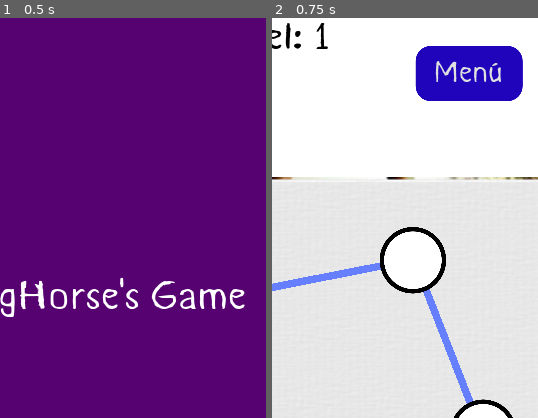
Above: before the commit, frames 1-2 (left to right).
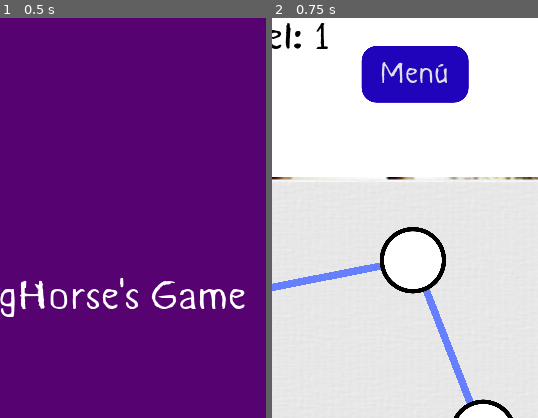
Above: after the commit, the same moments.

Repository: johnny-godoy/PurpleSprintingHorse
Game: Godot game, scene res://scenes/MainMenu.tscn
The game is run twice, just before and just after one commit, with the same random seed, the same clock (stepped at 60 frames per second) and the same inputs.
Inputs:
- Up to frame 1 (0.5 s): no input
- Up to frame 2 (0.75 s): click "Coloreamiento de grafos" at 0.5 s
The pictures show only the part of the screen within x 50-100%, y 0-50%; the shares and areas given below are measured in that part.

Frame 1 is identical in both runs. In frame 2, 6.2% of the frame differs, in the area x 33-95%, y 7-22%.

Commit message:
Coloreamiento terminado
Se cambia el nombre del nivel 1
Lógica de los botones siguiente/anterior implementada

Diff:
--- a/LevelSelect.gd
+++ b/LevelSelect.gd
@@ -1,7 +1,7 @@
 extends Node2D
 
 onready var menu = $Menu
-var paths = ["coloring/Coloring Tutorial", "scenes/shortest_path/nivel_ejemplo_1", "MainMenu"]
+var paths = ["coloring/Level 1", "scenes/shortest_path/nivel_ejemplo_1", "MainMenu"]
 
 
 func _ready() -> void:
--- a/coloring/base/ColorBuckets.gd
+++ b/coloring/base/ColorBuckets.gd
@@ -7,6 +7,7 @@
 	# Inicializando las cubetas
 	for button in self.get_children():
 		button.connect("pressed", self, "_on_Bucket_pressed", [button.modulate])
+		button.add_stylebox_override("hover", button.get_stylebox('normal'))
 
 
 func _on_Bucket_pressed(color: Color) -> void:
--- a/coloring/base/HUD_OVERLAY.gd
+++ b/coloring/base/HUD_OVERLAY.gd
@@ -2,6 +2,7 @@
 
 onready var menu_button: Button = $MenuButton
 onready var next_level_button: Button = $NextLevelButton
+onready var last_level_button: Button = $LastLevelButton
 onready var level_label: Label = $LevelNumber
 onready var to_color_label: Label = $ToColor
 onready var colors_used_label: Label = $ColorsUsed
@@ -11,6 +12,7 @@
 var to_color = 0 setget _set_to_color
 var colors_used = 0 setget _set_colors_used
 var errors = 0 setget _set_errors
+var last_implemented_level = 3
 var min_colors
 
 
@@ -20,11 +22,15 @@
 	menu_button.mouse_filter = Control.MOUSE_FILTER_STOP
 	menu_button.add_stylebox_override("hover", menu_button.get_stylebox('normal'))
 
-	# Configurando el botón del siguiente nivel
+	# Configurando los botones para cambiar de nivel
+	# Siguiente nivel
 	next_level_button.connect("button_down", self, '_on_next_level_pressed')
 	next_level_button.mouse_filter = Control.MOUSE_FILTER_STOP
 	next_level_button.add_stylebox_override("hover", next_level_button.get_stylebox('normal'))
-
+	# Nivel anterior
+	last_level_button.connect("button_down", self, '_on_last_level_pressed')
+	last_level_button.mouse_filter = Control.MOUSE_FILTER_STOP
+	last_level_button.add_stylebox_override("hover", last_level_button.get_stylebox('normal'))
 
 func _menu_button_pressed() -> void:
 	get_tree().change_scene("res://scenes/MainMenu.tscn")
@@ -32,6 +38,10 @@
 
 func _on_next_level_pressed() -> void:
 	get_tree().change_scene("res://coloring/Level %d.tscn" % (level + 1))
+
+
+func _on_last_level_pressed() -> void:
+	get_tree().change_scene("res://coloring/Level %d.tscn" % (level - 1))
 
 
 func _set_lvl(new_number: int) -> void:
--- a/coloring/base/HUD_OVERLAY.tscn
+++ b/coloring/base/HUD_OVERLAY.tscn
@@ -54,14 +54,14 @@
 text = "Errores: 0"
 
 [node name="MenuButton" type="Button" parent="."]
-anchor_left = 0.732
-anchor_top = 0.035
+anchor_left = 0.783
+anchor_top = 0.037
 anchor_right = 0.971
 anchor_bottom = 0.104
-margin_left = 27.9601
-margin_top = 0.199997
-margin_right = -0.120056
-margin_bottom = -0.32
+margin_left = -81.76
+margin_top = -1.96
+margin_right = -73.1201
+margin_bottom = 1.68
 focus_mode = 0
 theme = ExtResource( 1 )
 action_mode = 0
@@ -74,13 +74,29 @@
 anchor_top = 0.035
 anchor_right = 0.932
 anchor_bottom = 0.104
-margin_left = 24.9601
-margin_top = 86.2
-margin_right = 35.9601
-margin_bottom = 85.68
+margin_left = 30.96
+margin_top = 90.2
+margin_right = 41.96
+margin_bottom = 89.68
 focus_mode = 0
 theme = ExtResource( 1 )
 action_mode = 0
 enabled_focus_mode = 0
 keep_pressed_outside = true
 text = "Siguiente"
+
+[node name="LastLevelButton" type="Button" parent="."]
+anchor_left = 0.666
+anchor_top = 0.035
+anchor_right = 0.855
+anchor_bottom = 0.101
+margin_left = -95.52
+margin_top = 92.2
+margin_right = -76.6
+margin_bottom = 94.92
+focus_mode = 0
+theme = ExtResource( 1 )
+action_mode = 0
+enabled_focus_mode = 0
+keep_pressed_outside = true
+text = "Anterior"
--- a/coloring/base/level.gd
+++ b/coloring/base/level.gd
@@ -13,12 +13,15 @@
 var buttons = []
 var connected_node_pairs = []
 var uncolored = Color(1, 1, 1, 1)
+var has_next_level: bool
 
 
 func _ready() -> void:
 	# Inicializando el HUD
 	hud.min_colors = min_colors
 	hud.level = level
+	hud.last_level_button.visible = level != 1
+	has_next_level = level < hud.last_implemented_level
 
 	# Inicializando cada elemento del grafo
 	for graph_element in graph.get_children():
@@ -63,4 +66,4 @@
 	selected.color = buckets.current_color
 
 	# Si el nivel está terminado, se muestra el botón siguiente
-	hud.next_level_button.visible = hud.colors_used <= min_colors and hud.errors == 0 and hud.to_color == 0
+	hud.next_level_button.visible = has_next_level and hud.colors_used <= min_colors and hud.errors == 0 and hud.to_color == 0
--- a/scenes/MainMenu.gd
+++ b/scenes/MainMenu.gd
@@ -14,7 +14,7 @@
 #	pass
 
 func _on_coloreamiento_pressed():
-	get_tree().change_scene("res://coloring/Coloring Tutorial.tscn")
+	get_tree().change_scene("res://coloring/Level 1.tscn")
 
 func _on_camino_pressed():
 	get_tree().change_scene("res://scenes/shortest_path/hito_1/nivel_ejemplo_1.tscn")
Renamed: coloring/Coloring Tutorial.tscn -> coloring/Level 1.tscn
